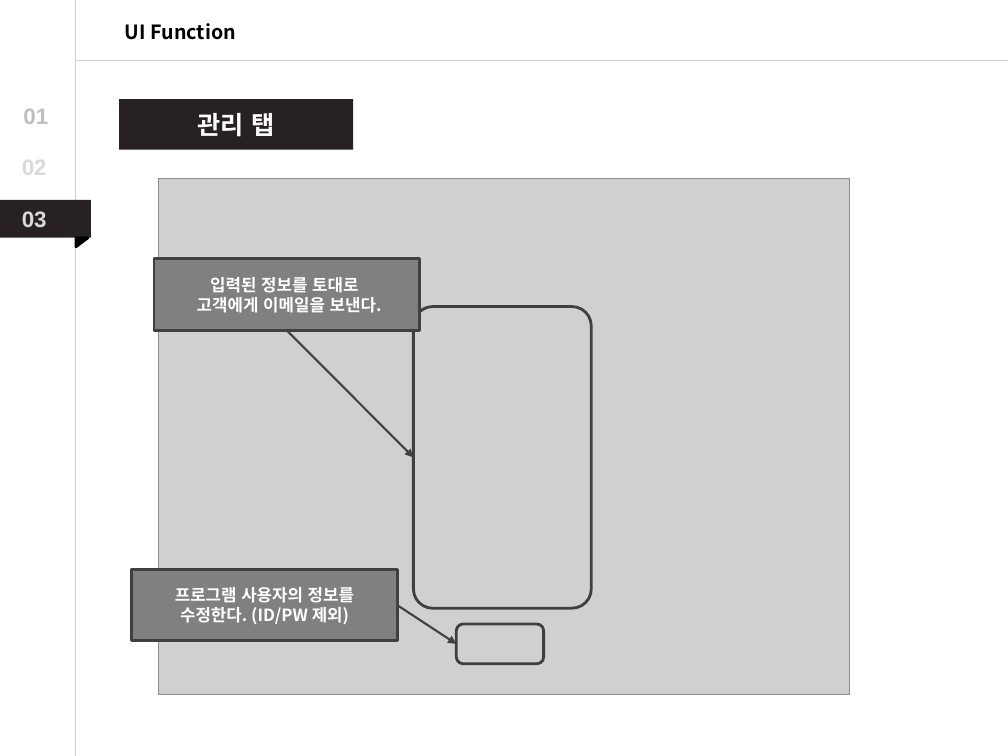
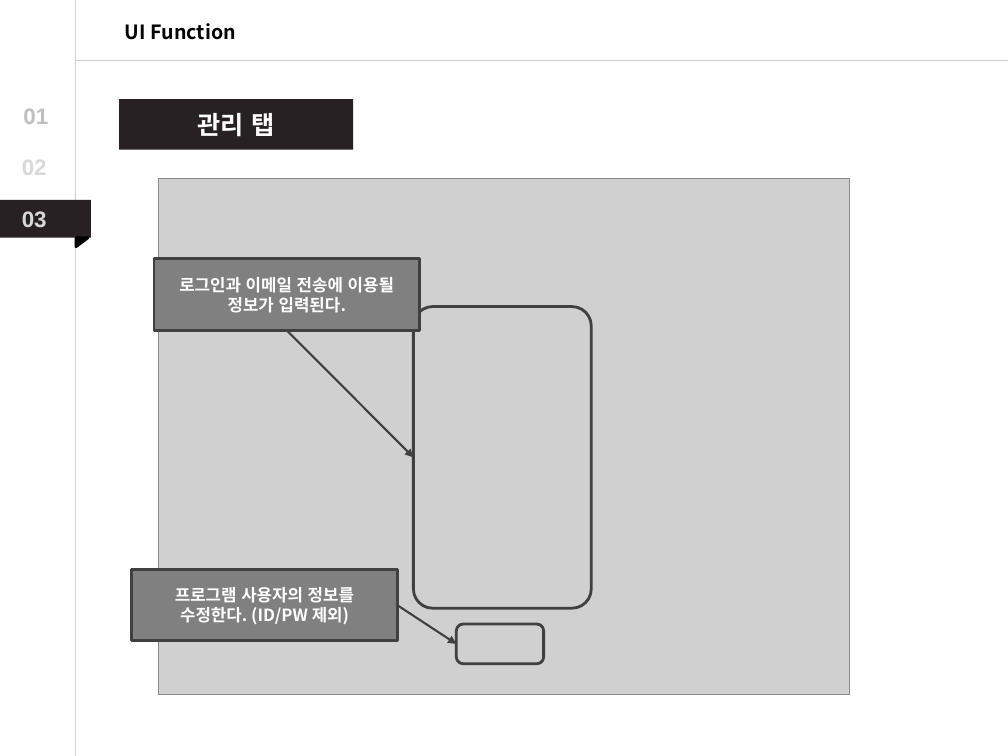
Before and after one commit to Dong-Jun-Shin/COMP_project, a slide deck: slide 38 of ReadMe/COMP_Project_ppt.pptx (slide 37 before the commit). Drawn at 1008x756 pixels with LibreOffice and Linux fonts; fonts in the diff are those of the drawing; grey boxes stand for pictures. Boxes give left, top, right and bottom in pixels: in the first picture for what was removed or moved away, otherwise in the second. Text is boxed around its words. In the diff, an @@ line names an element or a change of style, - is before the commit and + after.

```diff
--- a/ReadMe/COMP_Project_ppt.pptx
+++ b/ReadMe/COMP_Project_ppt.pptx
@@ text in rectangle at [179,277,394,313]: text changed @@
-입력된 정보를 토대로
-고객에게 이메일을 보낸다.
+로그인과 이메일 전송에 이용될 정보가 입력된다.
```
Also in this commit, not shown: 8 other slides changed, 1 slide added, 3 other files.
